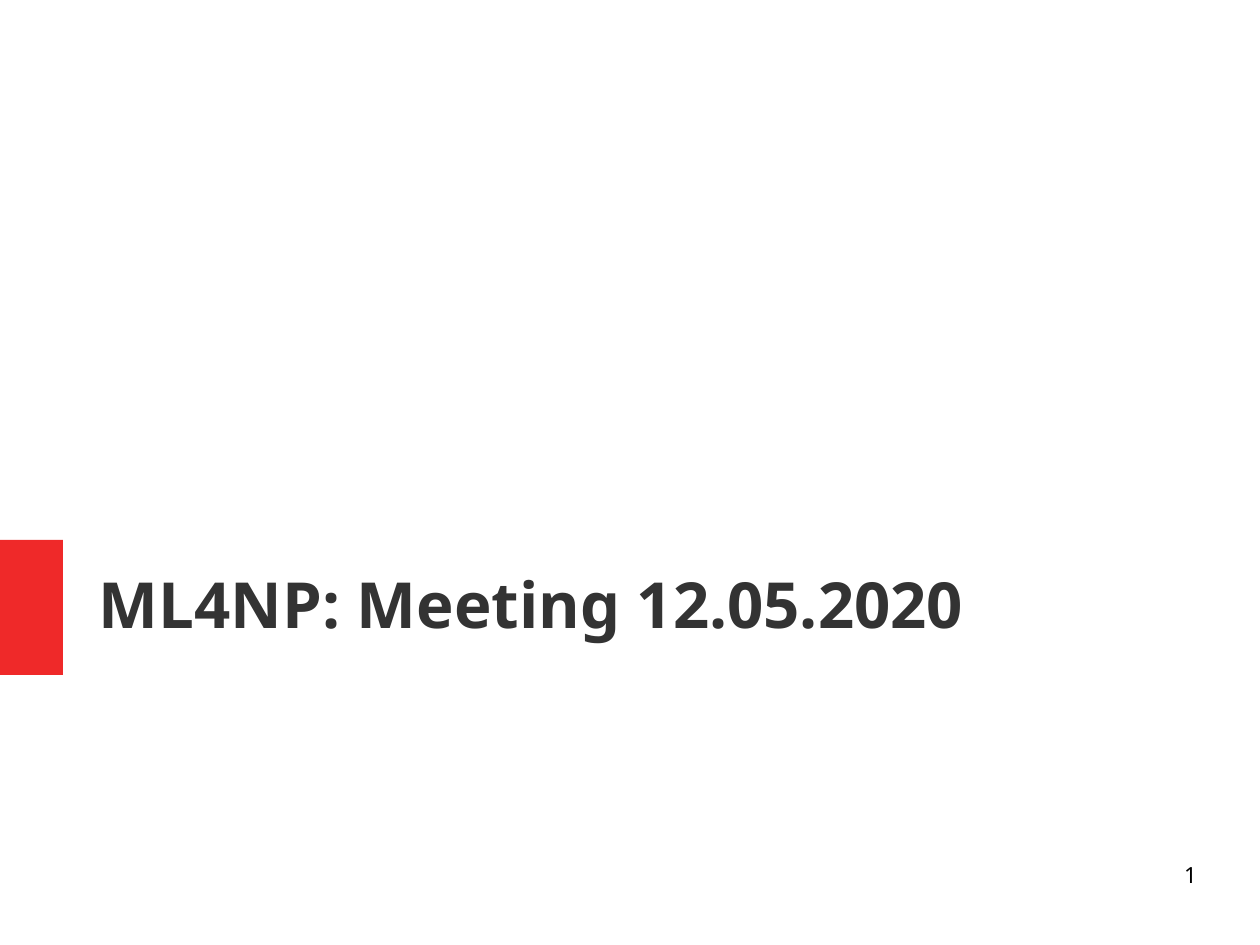
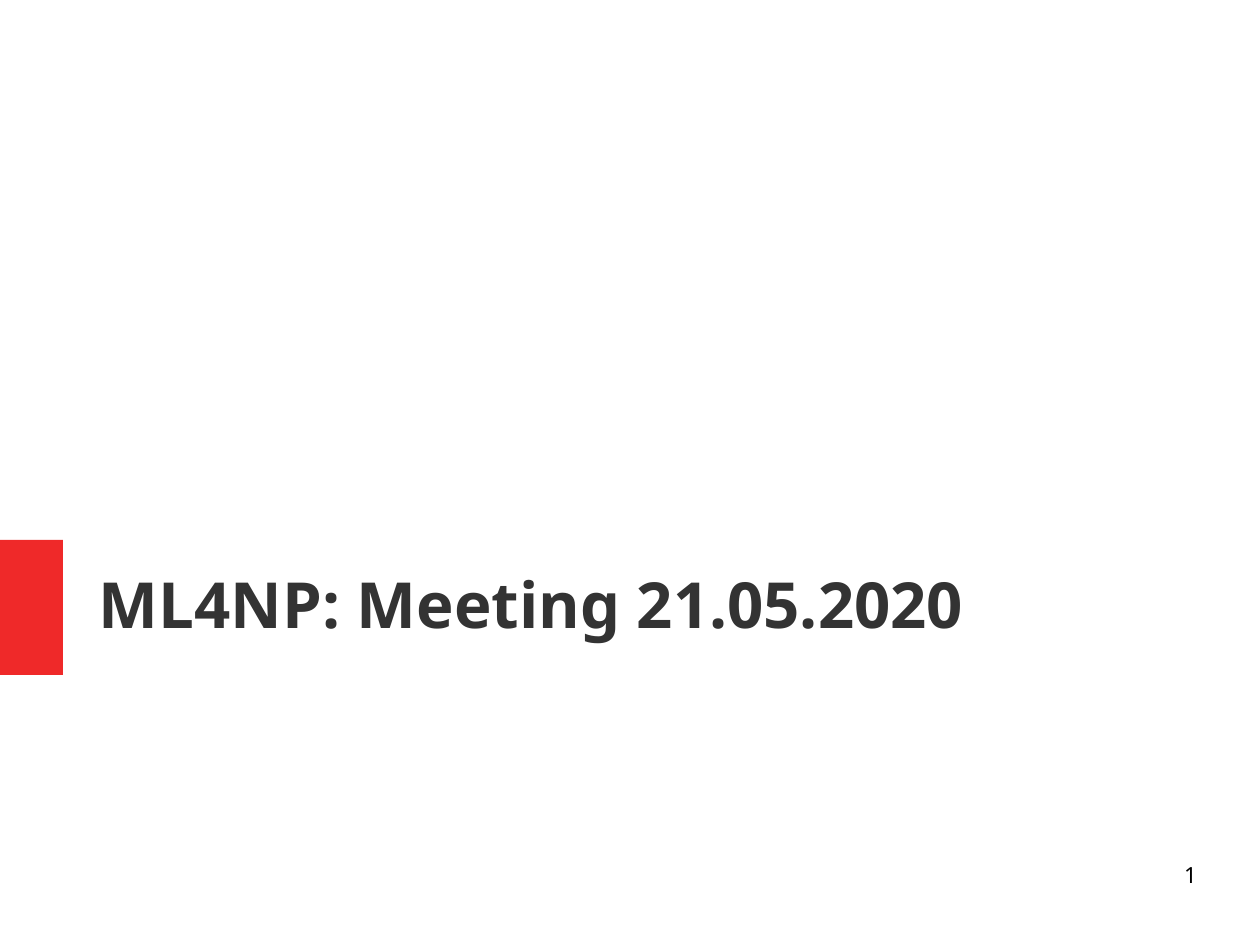
Before and after one commit to luigiberducci/ML4NP, a slide deck: slide 1 of Docs/meeting_ml4np_21mag2020.odp. Drawn at 1260x945 pixels with LibreOffice and Linux fonts; fonts in the diff are those of the drawing. Boxes give left, top, right and bottom in pixels: in the first picture for what was removed or moved away, otherwise in the second. Text is boxed around its words. In the diff, an @@ line names an element or a change of style, - is before the commit and + after.

```diff
--- a/Docs/meeting_ml4np_21mag2020.odp
+++ b/Docs/meeting_ml4np_21mag2020.odp
@@ title at <box>99,579,963,644</box>: text changed @@
-ML4NP: Meeting 12.05.2020
+ML4NP: Meeting 21.05.2020
```
Also in this commit, not shown: 11 slides added, 8 slides removed, 7 other files.
